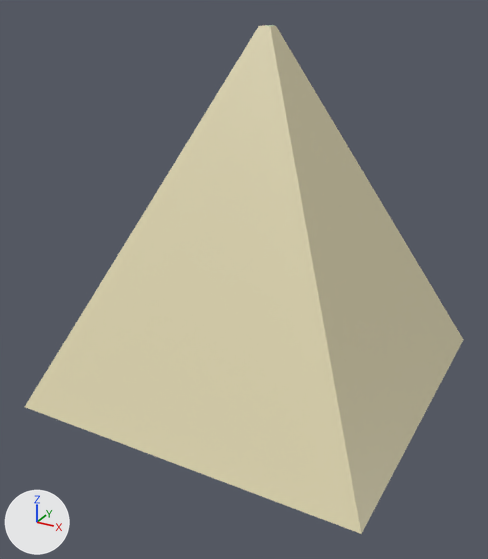
A saved change to the FBX model Assets/Piramide.fbx.
Camera for both pictures: a 50 mm camera at (256.64, 0.55, 5.83) aimed at (253.28, 6.66, 2.78). The lights are fixed; the arrows at lower left show +X, +Y and +Z. Where no turn or scale is listed for an object, it has been applied to the vertices.
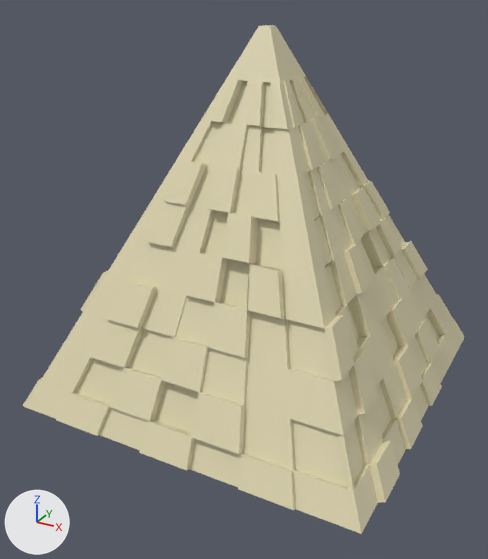
The change in detail:
me_cube is used by ob_cube; location (253.36, 7.0, 3.44).
me_cube had 8 vertices, 6 faces and spanned x -2.0..2.0, y -2.0..2.0, z -2.0..2.0.
me_cube now has 1004 vertices, 1002 faces and spans x -2.16..2.07, y -2.06..2.08, z -2.01..2.0.
me_cube part 1: 996 vertices added at x -2.16..2.07, y -2.06..2.08, z -2.01..2.0.

Changed parts and their boxes (x1, y1, x2, y2) in the pictures (488 x 559 px):
'Cube', reshaped
    before: (25, 25, 463, 534)
    after: (23, 25, 465, 534)
part 1 of me_cube, added (beige)
    after: (23, 25, 465, 534)
